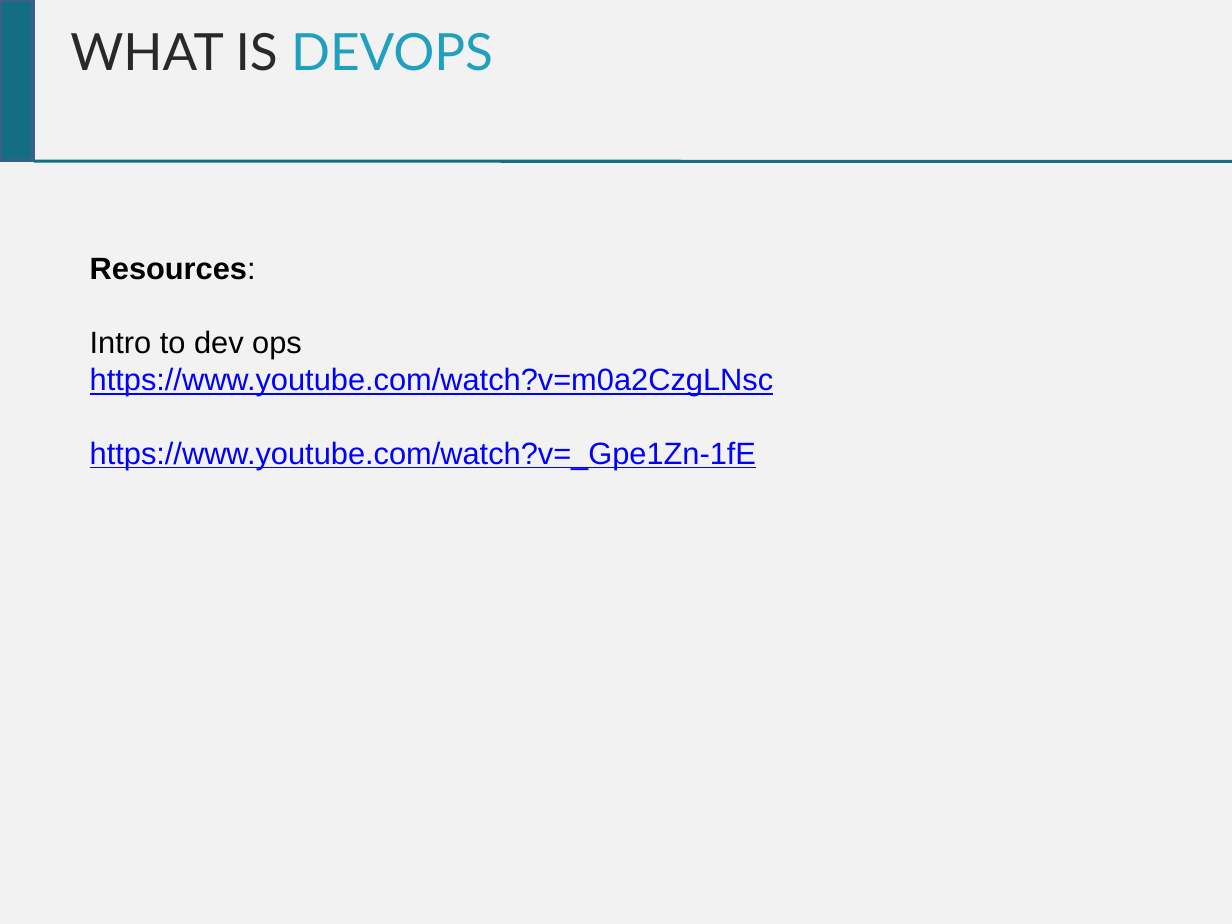
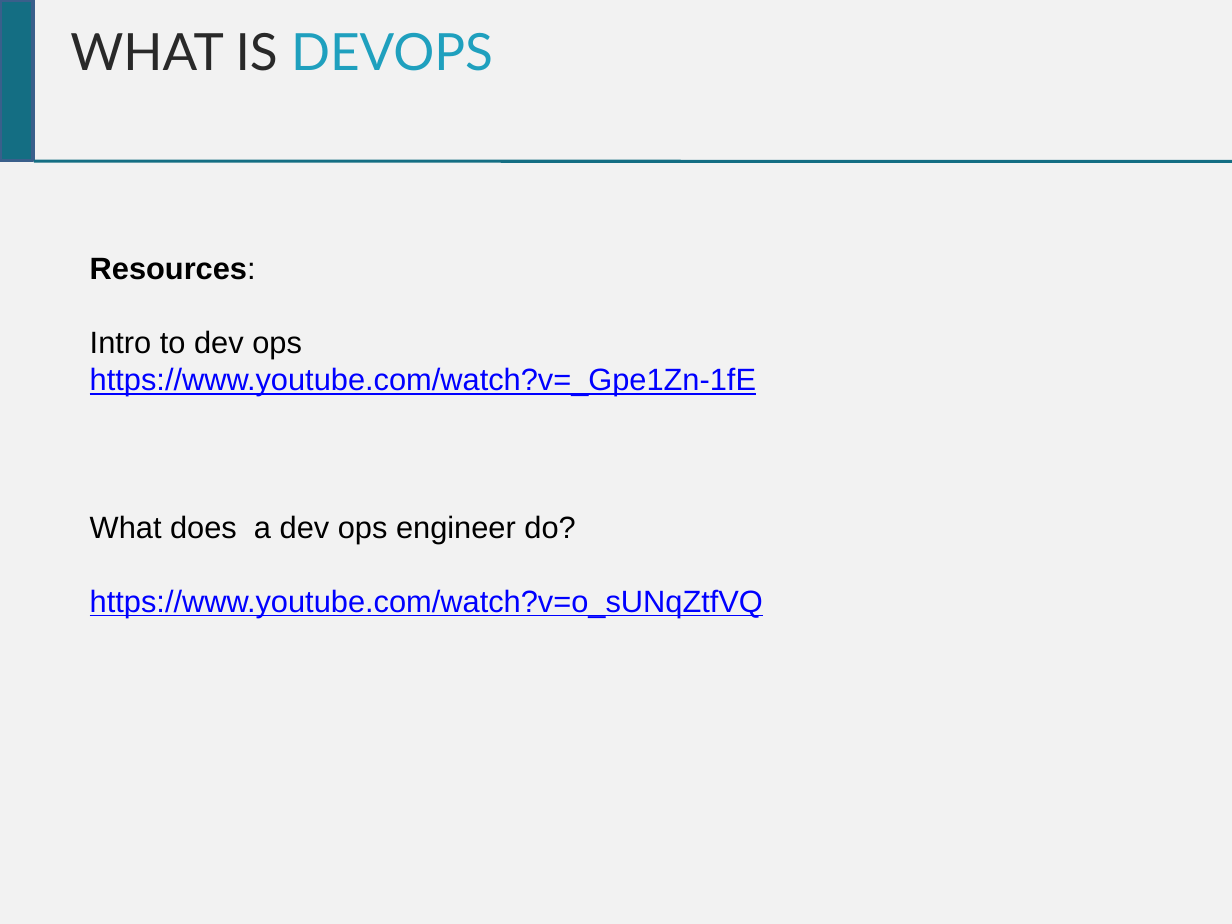
Before and after one commit to chrisgauthier742018/devopscourse, a slide deck: slide 6 of Dev Ops Course.pptx. Drawn at 1232x924 pixels with LibreOffice and Linux fonts; fonts in the diff are those of the drawing. Boxes give left, top, right and bottom in pixels: in the first picture for what was removed or moved away, otherwise in the second. Text is boxed around its words. In the diff, an @@ line names an element or a change of style, - is before the commit and + after.

```diff
--- a/Dev Ops Course.pptx
+++ b/Dev Ops Course.pptx
@@ text at [90, 367, 773, 395]: paragraph removed @@
-https://www.youtube.com/watch?v=m0a2CzgLNsc
@@ text at [90, 515, 763, 617]: paragraphs added @@
+What does a dev ops engineer do?
+https://www.youtube.com/watch?v=o_sUNqZtfVQ
```
Also in this commit, not shown: 3 other slides changed, 24 slides added.
